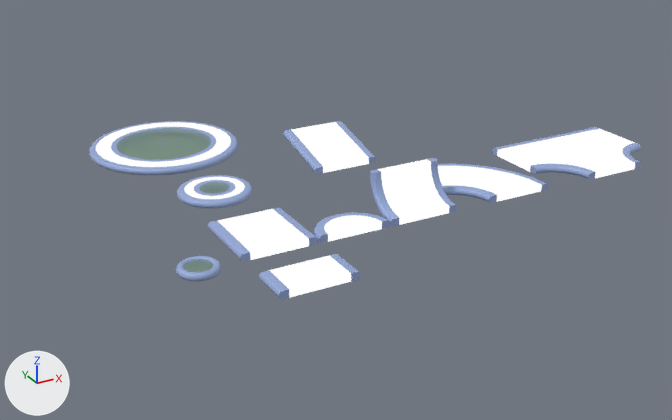
The Blender file Assets/World/C6L1/netpath/raw/C6L1_netpath.blend: old version first, new version second.
One viewpoint serves both versions: a 50 mm camera at (-41.0, -88.0, 46.9) aimed at (16.9, 17.4, -5.8). Arrows for +X, +Y and +Z are at lower left; the lights stay in place. Objects named as collision shapes, trigger or cutter boxes, shadow casters or lower levels of detail are left out.

The older version as bpy lines, for what is in view:
```python
me_cube = bpy.data.meshes.new('Cube')
me_cube.from_pydata(...)  # 44 vertices, 28 faces; spans x -5.0..5.0, y 0.0..10.0, z -1.0..0.0
me_cube.polygons.foreach_set('use_smooth', [True] * 28)
# faces by material slot: [24, 4]
me_cube.materials.append(mat_netpath_rim)  # blue #98acda
me_cube.materials.append(mat_netpath_middle)  # white #ffffff
me_cube_002 = bpy.data.meshes.new('Cube.002')
me_cube_002.from_pydata(...)  # 220 vertices, 197 faces; spans x -10.0..10.0, y 0.0..15.0, z -1.0..0.0
me_cube_002.polygons.foreach_set('use_smooth', [True] * 197)
# faces by material slot: [176, 21]
me_cube_002.materials.append(mat_netpath_rim)  # blue #98acda
me_cube_002.materials.append(mat_netpath_middle)  # white #ffffff
me_cube_004 = bpy.data.meshes.new('Cube.004')
me_cube_004.from_pydata(...)  # 768 vertices, 706 faces; spans x -11.0..11.0, y -11.0..11.0, z -1.0..0.0
me_cube_004.polygons.foreach_set('use_smooth', [True] * 706)
# faces by material slot: [640, 64, 2]
me_cube_004.materials.append(mat_netpath_rim)  # blue #98acda
me_cube_004.materials.append(mat_netpath_middle)  # white #ffffff
me_cube_004.materials.append(mat_labglass)
ob_netpath_platform_huge = bpy.data.objects.new('netpath_platform_huge', me_cube_004)
ob_netpath_platform_huge.location = (0.0, 40.0, 0.0)
ob_netpath_straight20 = bpy.data.objects.new('netpath_straight20', me_cube)
ob_netpath_straight20.location = (0.0, 0.0, 0.0)
ob_netpath_tee90 = bpy.data.objects.new('netpath_tee90', me_cube_002)
ob_netpath_tee90.location = (52.0, 0.0, 0.0)
# also in view: 'netpath_platform' at (0.0, 20.0, -0.5); 'netpath_end' at (10.0, 2.5, -0.5); 'netpath_straight10' at (0.0, -7.5, -0.5); 'netpath_left90' at (32.5, 7.5, -0.5); 'netpath_vertical90' at (20.0, 2.8, 1.8)
```
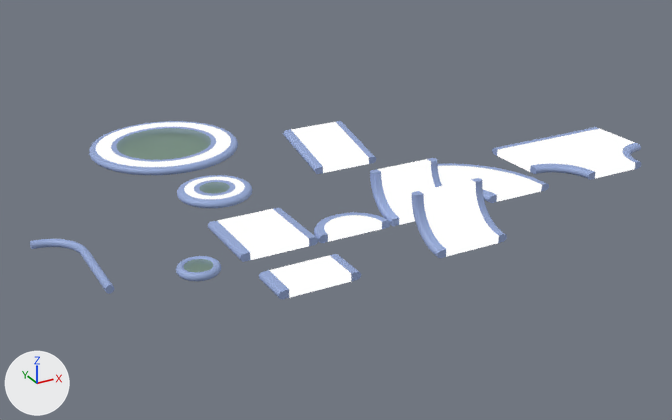
What changed in the scene script:
```text
Add me_cube_014:
    me_cube_014.from_pydata(...)  # 198 vertices, 182 faces; spans x -5.0..5.0, y 0.0..6.0, z -1.0..5.0
    me_cube_014.polygons.foreach_set('use_smooth', [True] * 182)
    # faces by material slot: [164, 18]
    me_cube_014.materials.append(mat_netpath_rim)  # blue #98acda
    me_cube_014.materials.append(mat_netpath_middle)  # white #ffffff
Add me_cube_012:
    me_cube_012.from_pydata(...)  # 160 vertices, 146 faces; spans x -5.0..0.5, y 0.0..5.5, z -1.0..0.0
    me_cube_012.polygons.foreach_set('use_smooth', [True] * 146)
    me_cube_012.materials.append(mat_netpath_rim)  # blue #98acda
Add me_cube_011:
    me_cube_011.from_pydata(...)  # a 16-sided cylinder along y spanning x -0.5..0.5, y 0.0..10.0, z -1.0..0.0
    me_cube_011.polygons.foreach_set('use_smooth', [True] * 18)
    me_cube_011.materials.append(mat_netpath_rim)  # blue #98acda
Add ob_netpath_vertical90_aligned:
    ob_netpath_vertical90_aligned = bpy.data.objects.new('netpath_vertical90_aligned', me_cube_014)
    ob_netpath_vertical90_aligned.location = (20.0, -10.0, 0.0)
Add ob_netwire_turn90:
    ob_netwire_turn90 = bpy.data.objects.new('netwire_turn90', me_cube_012)
    ob_netwire_turn90.location = (-20.0, 10.0, 0.0)
Add ob_netwire_straight10:
    ob_netwire_straight10 = bpy.data.objects.new('netwire_straight10', me_cube_011)
    ob_netwire_straight10.location = (-20.0, 0.0, 0.0)
```

Where the change shows, as pixel boxes [x1, y1, x2, y2] in the pictures (672 x 420 px):
'netpath_vertical90_aligned', added
    after: [412, 178, 507, 258]
    faces in mat_netpath_middle (white #ffffff): [420, 180, 499, 257]
    faces in mat_netpath_rim (blue #98acda): [412, 178, 507, 258]
'netwire_straight10', added (blue)
    after: [80, 249, 115, 294]
'netwire_turn90', added (blue)
    after: [30, 239, 87, 253]
